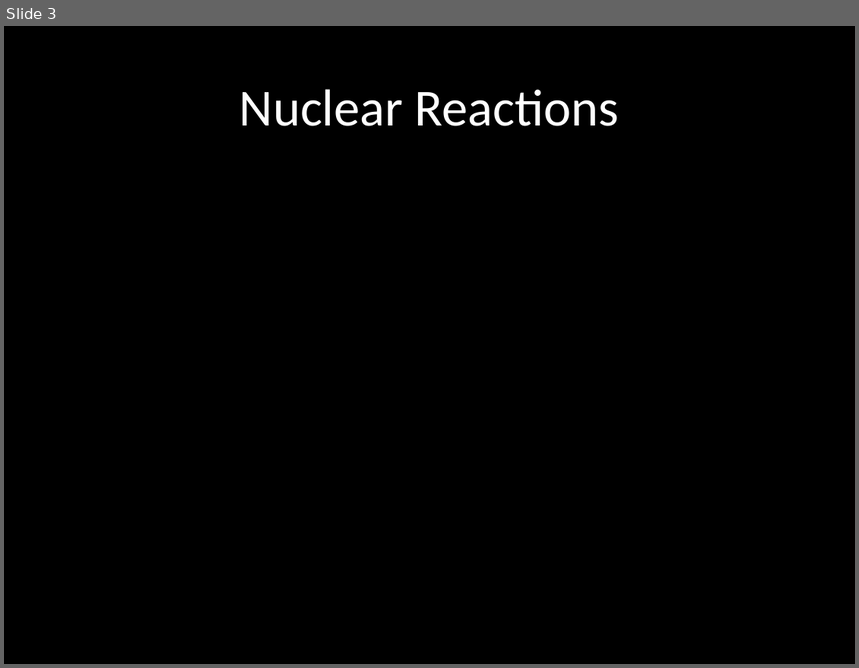
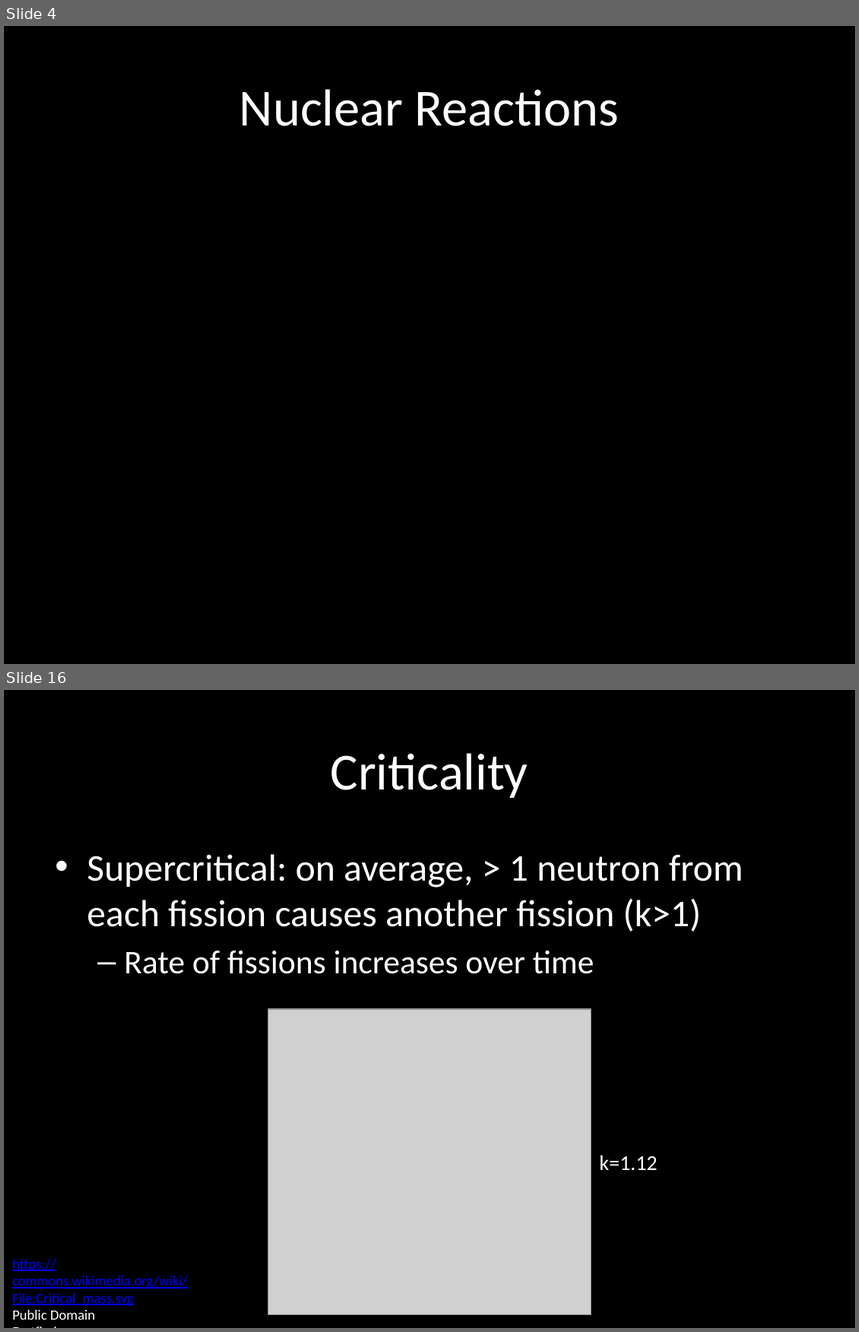
Before and after one commit to carlosgj/FRC-Training, a slide deck: Nuclear Physics Part 3.pptx. Shown one above the other, each under a label of ours: slide 3 before the commit, slides 4 and 16 after it; the slides between them are not shown. The pictures are 859x668 and 859x1332 pixels, drawn with LibreOffice and Linux fonts; fonts in the diff are those of the drawing; grey boxes stand for pictures; background and template pictures are left out. Boxes give left, top, right and bottom in pixels: in the first picture for what was removed or moved away, otherwise in the second. Text is boxed around its words. In the diff, an @@ line names an element or a change of style, - is before the commit and + after.

```diff
--- a/Nuclear Physics Part 3.pptx
+++ b/Nuclear Physics Part 3.pptx
@@ slide 16 added at (x1=4, y1=690, x2=855, y2=1328), background #000000 @@
@@ title added at (x1=331, y1=753, x2=528, y2=798), 44 pt, text #FFFFFF @@
+Criticality
@@ text added at (x1=87, y1=854, x2=743, y2=974), 32 pt, text #FFFFFF @@
+• Supercritical: on average, > 1 neutron from each fission causes another fission (k>1)
+  – Rate of fissions increases over time
@@ picture added at (x1=268, y1=1009, x2=591, y2=1315) @@
@@ text added at (x1=600, y1=1155, x2=658, y2=1170), 18 pt, text #FFFFFF @@
+k=1.12
@@ text added at (x1=12, y1=1259, x2=188, y2=1320), 12 pt, text #0000FF, underline @@
+https://commons.wikimedia.org/wiki/File:Critical_mass.svg
+Public Domain
+Fastfission
@@ what was slide 3 is now slide 4 @@
```
Also in this commit, not shown: 1 slide changed, 16 other slides added, 4 other files.
